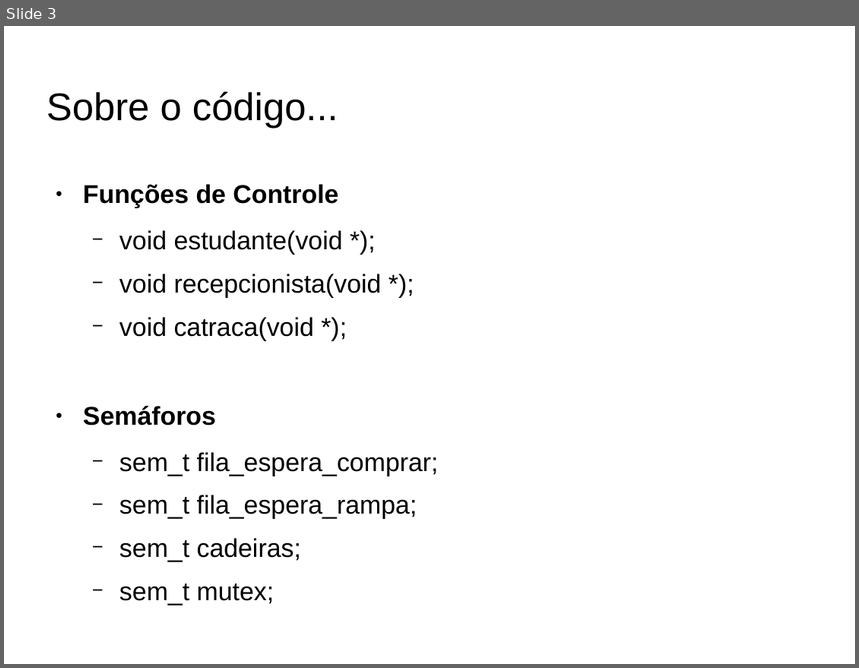
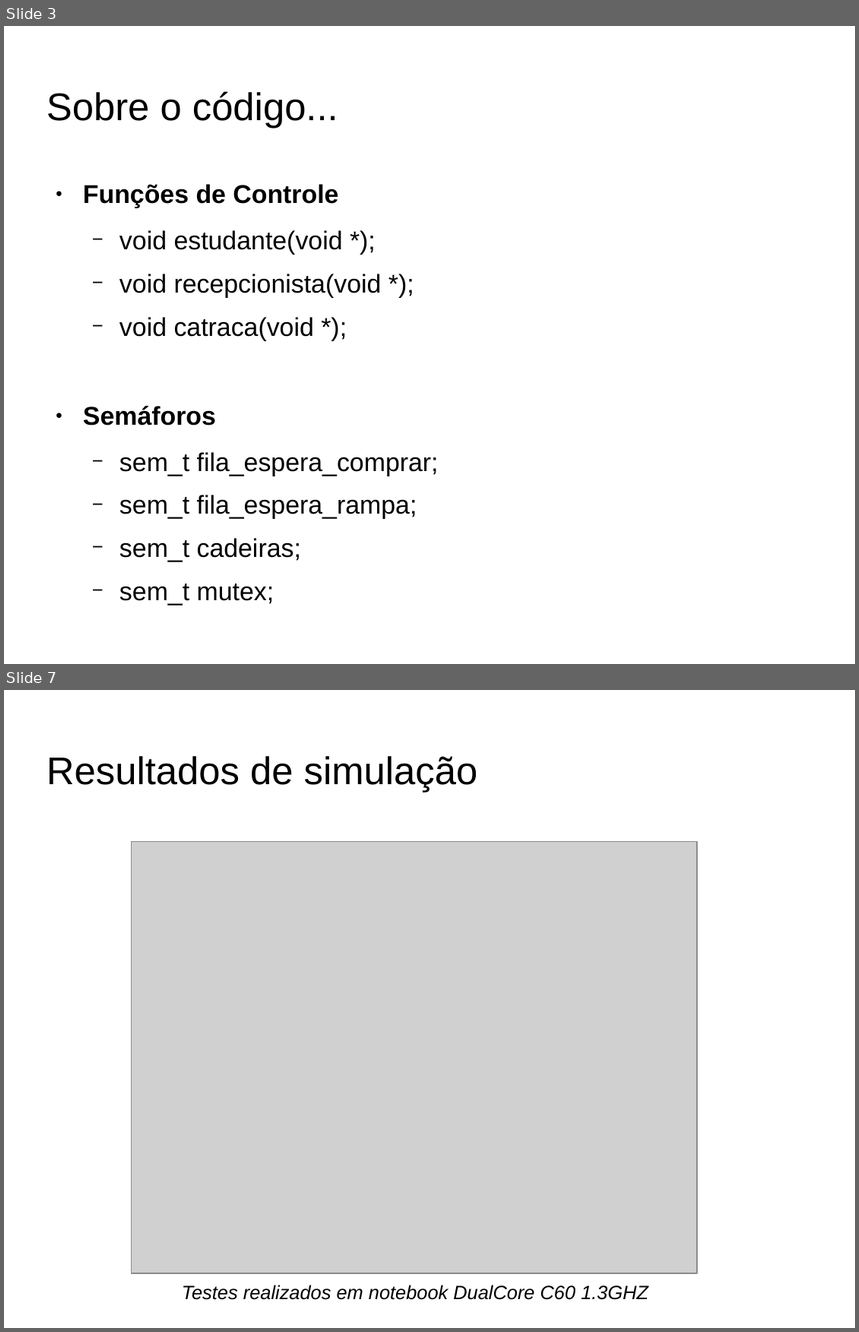
Before and after one commit to FeliipeAC/MATA58_SO, a slide deck: T-I_Genicleito/Apresentação_Genicleito.odp. Shown one above the other, each under a label of ours: slide 3 before the commit, slides 3 and 7 after it; the slides between them are not shown. The pictures are 859x668 and 859x1332 pixels, drawn with LibreOffice and Linux fonts; fonts in the diff are those of the drawing; grey boxes stand for pictures; background and template pictures are left out. Boxes give left, top, right and bottom in pixels: in the first picture for what was removed or moved away, otherwise in the second. Text is boxed around its words. In the diff, an @@ line names an element or a change of style, - is before the commit and + after.

```diff
--- a/T-I_Genicleito/Apresentação_Genicleito.odp
+++ b/T-I_Genicleito/Apresentação_Genicleito.odp
@@ slide 7 added at bbox=[4, 690, 855, 1328], background picture (left out) @@
@@ title added at bbox=[47, 756, 478, 792], 36 pt, text #000000 @@
+Resultados de simulação
@@ picture added at bbox=[132, 842, 697, 1274] @@
@@ text added at bbox=[182, 1285, 648, 1300], 18 pt, text #000000, italic @@
+Testes realizados em notebook DualCore C60 1.3GHZ
```
Also in this commit, not shown: 1 slide changed, 4 other slides added, 1 slide removed.
